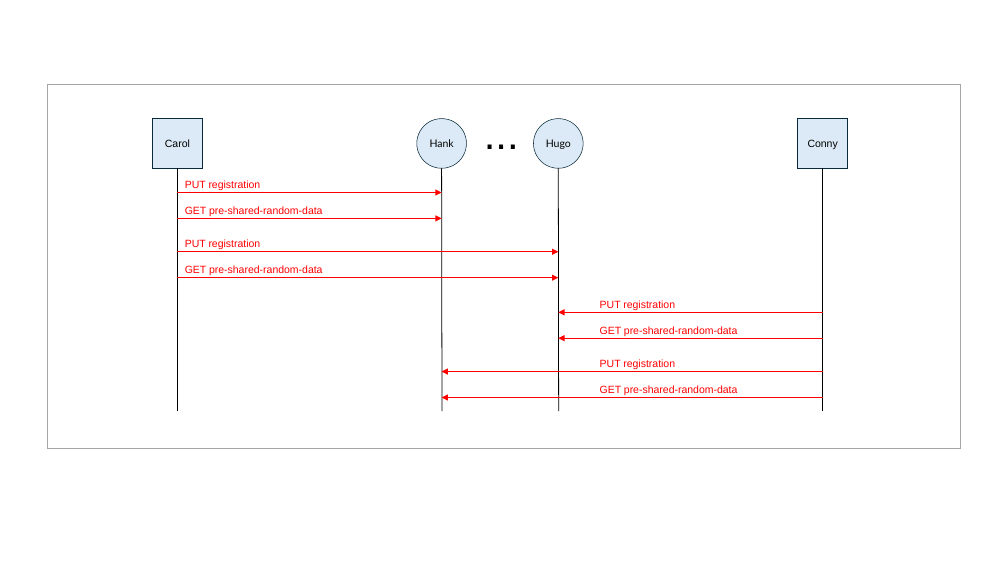
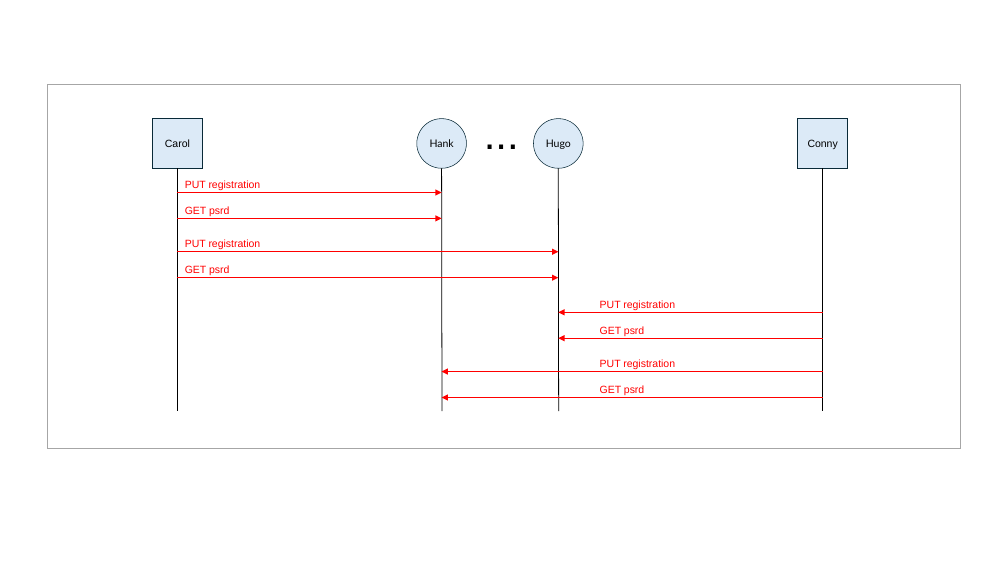
Before and after one commit to brunorijsman/dske-python, a slide deck: slide 5 of docs/figures/figures.pptx. Drawn at 1008x567 pixels with LibreOffice and Linux fonts; fonts in the diff are those of the drawing. Boxes give left, top, right and bottom in pixels: in the first picture for what was removed or moved away, otherwise in the second. Text is boxed around its words. In the diff, an @@ line names an element or a change of style, - is before the commit and + after.

```diff
--- a/docs/figures/figures.pptx
+++ b/docs/figures/figures.pptx
@@ text at (185, 206, 229, 216): text changed @@
-GET pre-shared-random-data
+GET psrd
@@ text at (185, 265, 229, 275): text changed @@
-GET pre-shared-random-data
+GET psrd
@@ text at (600, 326, 644, 336): text changed @@
-GET pre-shared-random-data
+GET psrd
@@ text at (600, 385, 644, 395): text changed @@
-GET pre-shared-random-data
+GET psrd
```
Also in this commit, not shown: 10 other files.
